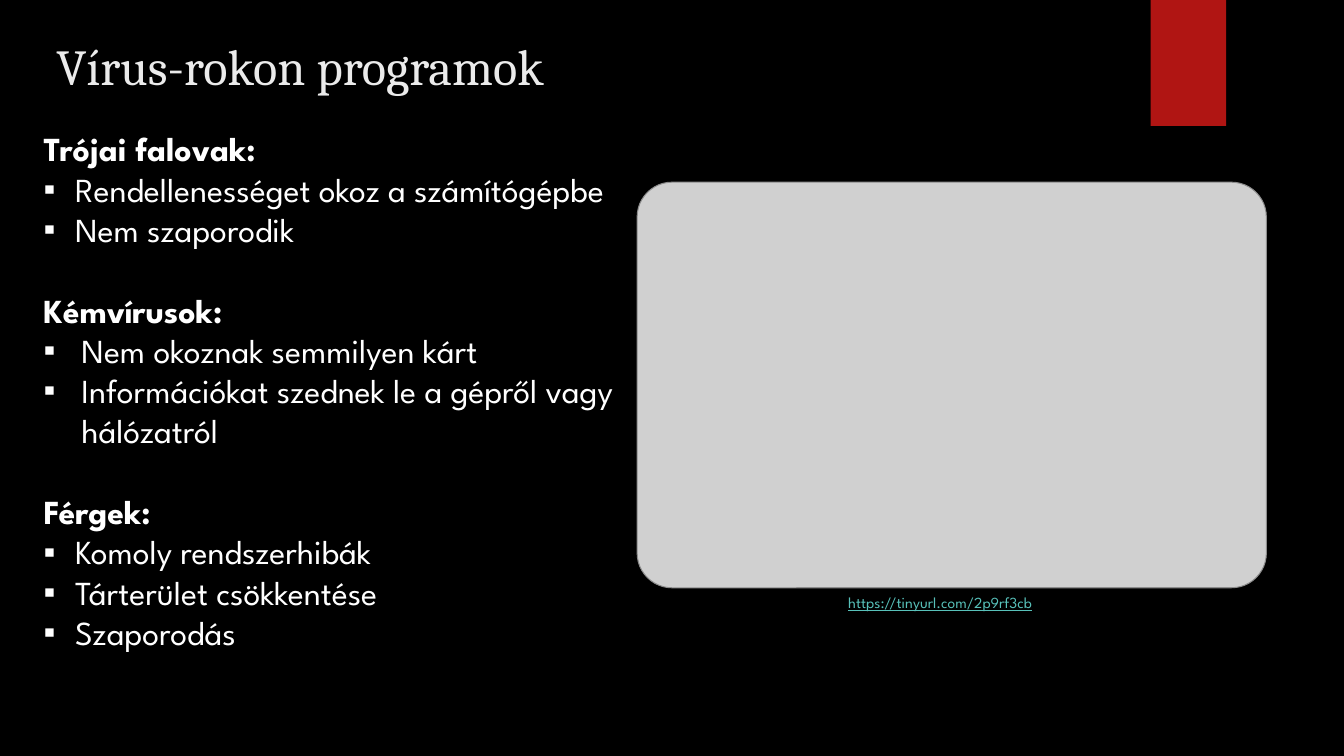
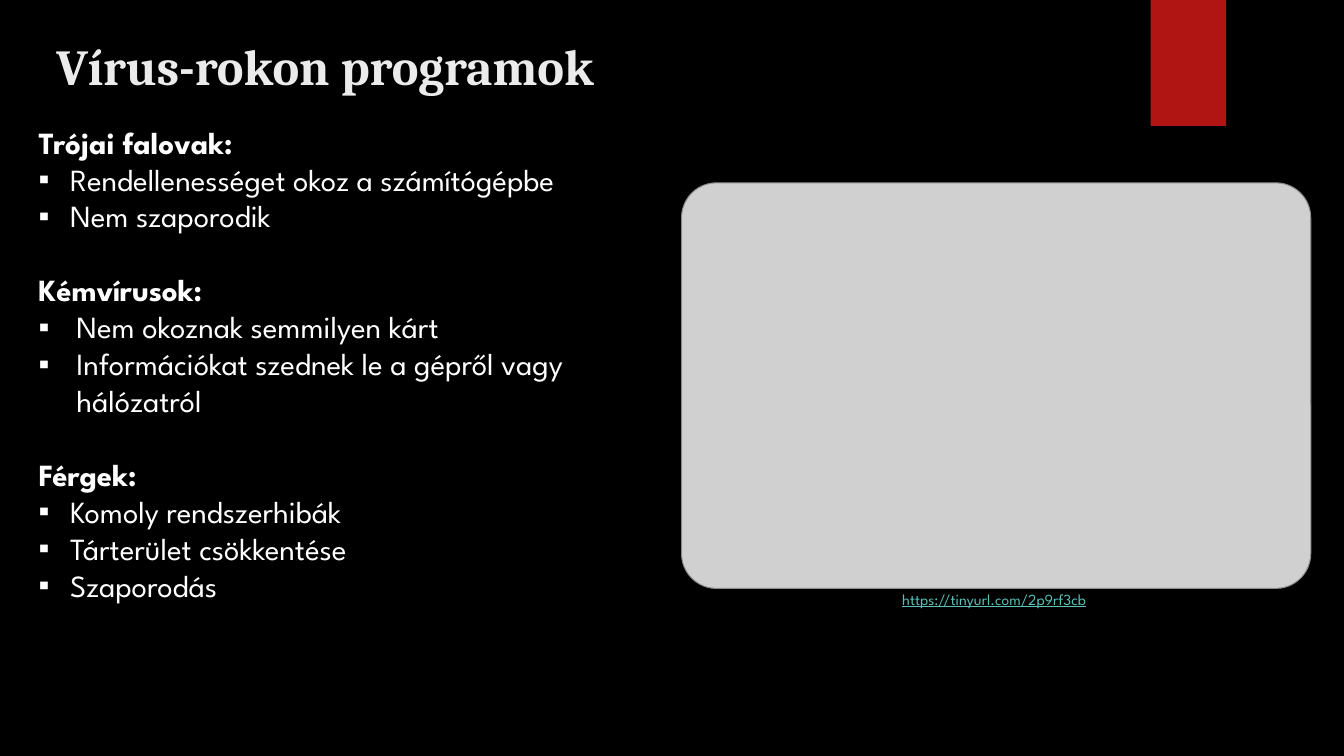
Before and after one commit to somodikonrad/Paprika, a slide deck: slide 5 of IKT PPT/Beadandó SK .pptx. Drawn at 1344x756 pixels with LibreOffice and Linux fonts; fonts in the diff are those of the drawing; grey boxes stand for pictures; background and template pictures are left out. Boxes give left, top, right and bottom in pixels: in the first picture for what was removed or moved away, otherwise in the second. Text is boxed around its words. In the diff, an @@ line names an element or a change of style, - is before the commit and + after.

```diff
--- a/IKT PPT/Beadandó SK .pptx
+++ b/IKT PPT/Beadandó SK .pptx
@@ title "Vírus-rokon programok" at [56, 49, 594, 96]: bold on @@
@@ text "Trójai falovak:" at [39, 132, 563, 604]: size 24 to 22 pt @@
@@ picture: place and size @@
-picture at [637, 182, 1266, 588]
+picture at [682, 182, 1311, 588]
@@ text "https://tinyurl.com/2p9rf3cb": place and size @@
-text "https://tinyurl.com/2p9rf3cb" at [848, 597, 1032, 611]
+text "https://tinyurl.com/2p9rf3cb" at [902, 594, 1086, 608]
```
Also in this commit, not shown: 5 other slides changed, 1 slide added.
